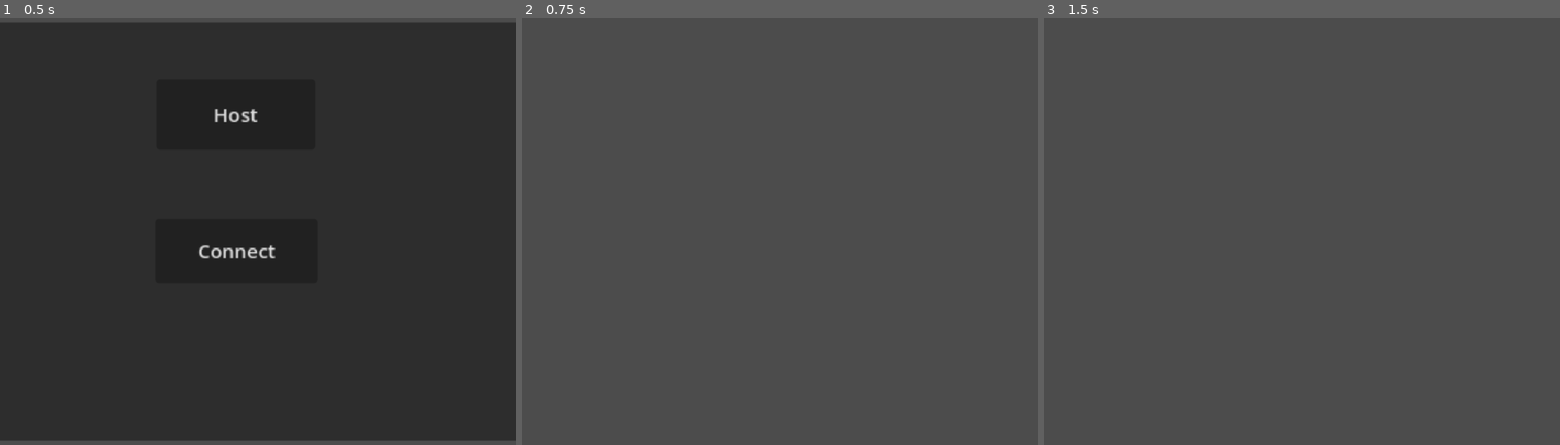
Above: before the commit, frames 1-3 (left to right).
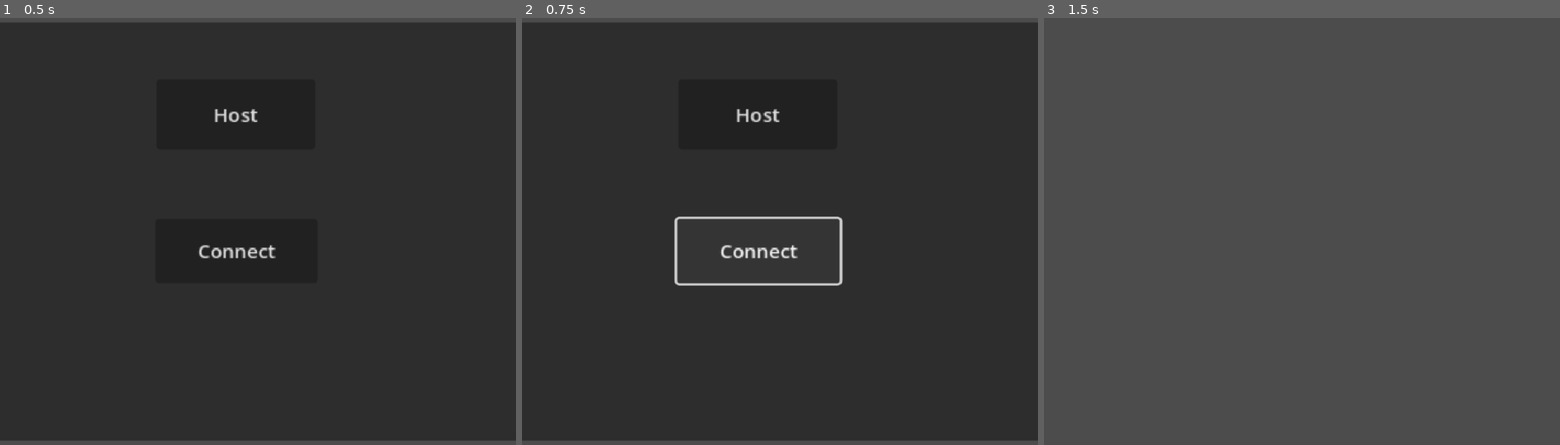
Above: after the commit, the same moments.

Repository: Raunak-2005/clicker
Game: Godot game, scene res://Scenes/multiplayer_control.tscn
Two runs of this game, one before a commit and one after it. Both use one fixed random seed, a clock stepped at 60 frames per second and the inputs below. This scene is started directly instead of the project's main scene.
Inputs (mouse positions are in pixels of both pictures, inside the frame that each line leads up to):
- Up to frame 1 (0.5 s): no input
- Up to frame 2 (0.75 s): click "Connect" at 0.5 s
- Up to frame 3 (1.5 s): click (1281, 116) at 1.25 s, where only the run after the commit has a clickable "Host"

Frame 1 is identical in both runs. In frame 2, 93% of the frame differs, in the area x 0-100%, y 1-99%; in frame 3, nothing differs.
Error before the commit: Invalid assignment of property or key 'enabled' with value of type 'bool' on a base object of type 'null instance'. (res://Scripts/panel.gd:26)
Error after the commit: Invalid access to property or key 'text' on a base object of type 'null instance'. (res://Scripts/panel.gd:25)

Commit message:
with ip+ui

Diff:
--- a/Scenes/node_2d.tscn
+++ b/Scenes/node_2d.tscn
@@ -44,6 +44,25 @@
 zoom = Vector2(2, 2)
 
 [node name="MultiplayerSpawner" type="MultiplayerSpawner" parent="Multiplayer Control"]
+
+[node name="LineEdit" type="LineEdit" parent="Multiplayer Control"]
+layout_mode = 0
+offset_left = 2761.0
+offset_top = 251.0
+offset_right = 2829.56
+offset_bottom = 282.0
+scale = Vector2(2.47825, 1.04473)
+
+[node name="Label" type="Label" parent="Multiplayer Control/LineEdit"]
+texture_filter = 1
+layout_mode = 0
+offset_left = -12.5088
+offset_top = -7.65752
+offset_right = 27.4912
+offset_bottom = 20.3425
+scale = Vector2(0.448654, 1.48169)
+theme_override_font_sizes/font_size = 20
+text = "IP:"
 
 [node name="ShopCamera" type="Camera2D" parent="."]
 position = Vector2(1975, 373)
--- a/Scripts/panel.gd
+++ b/Scripts/panel.gd
@@ -1,6 +1,8 @@
 extends Panel
 signal startedserver
 signal startedclient
+@onready var line_edit: LineEdit = $"../LineEdit"
+
 # Called when the node enters the scene tree for the first time.
 func _ready() -> void:
 	pass # Replace with function body.
@@ -20,7 +22,7 @@
 
 
 func _on_button_2_pressed() -> void:
-	MultiplayerManager1.create_client()
+	MultiplayerManager1.create_client($"../LineEdit".text)
 	startedclient.emit()
 	$Camera2D.enabled=false
 	get_tree().root.get_node("Node2D/CameraCar").enabled=true
